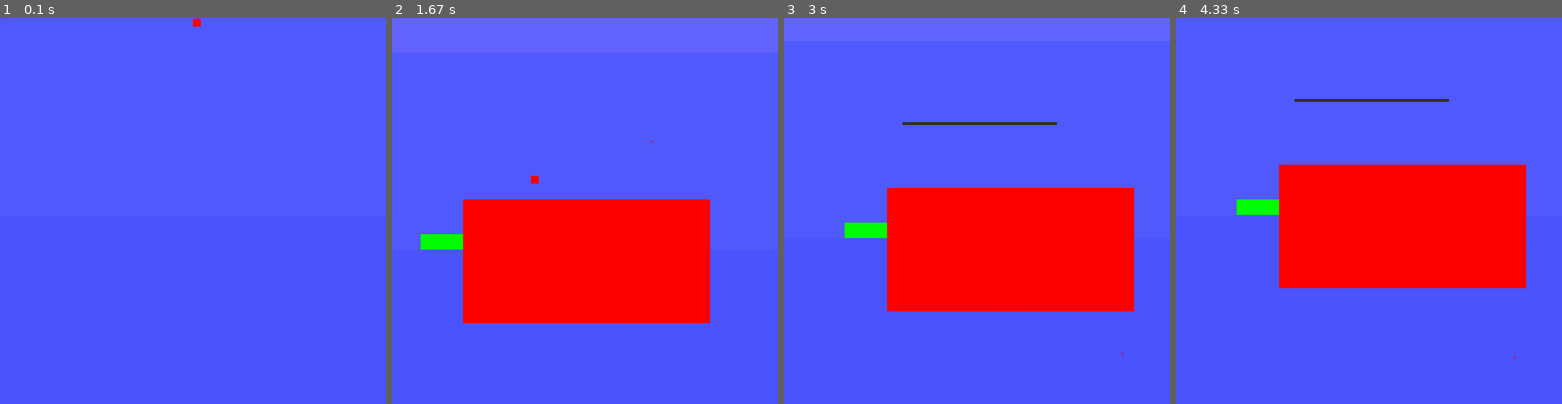
Above: before the commit, frames 1-4 (left to right).
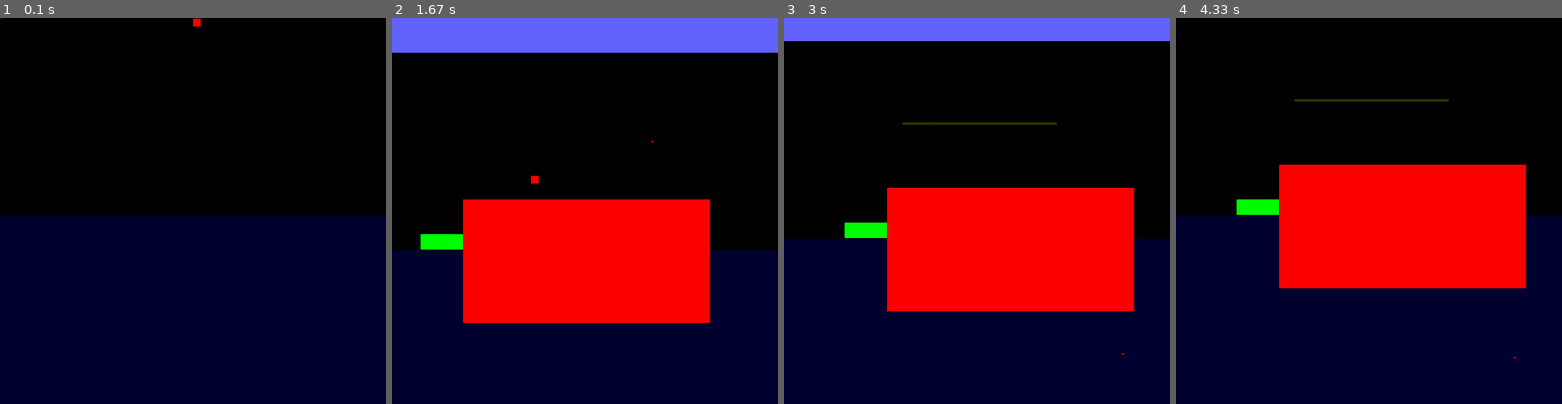
Above: after the commit, the same moments.

Repository: Jarten0/PygamePlus
Game: pygame game, started from main.py
Two runs of this game, one before a commit and one after it. Both use one fixed random seed, a clock stepped at 60 frames per second and the inputs below.
Inputs (mouse positions are in pixels of both pictures, inside the frame that each line leads up to):
- Up to frame 1 (0.1 s): no input
- Up to frame 2 (1.67 s): press the mouse at (708, 199) at 0.37 s; move the mouse to (646, 218) at 0.47 s; release the mouse at (585, 238) at 0.6 s; hold Right 0.67-1.13 s; hold D 0.67-1.13 s; click (492, 214) at 0.75 s; hold Up 1.17-1.47 s; hold W 1.17-1.47 s; click (465, 299) at 1.25 s; tap 3 at 1.32 s; press the mouse at (708, 199) at 1.53 s; move the mouse to (650, 141) at 1.63 s
- Up to frame 3 (3 s): release the mouse at (984, 79) at 1.77 s; hold Right 1.83-2.3 s; hold D 1.83-2.3 s; click (884, 133) at 1.92 s; tap 2 at 1.98 s; hold Left 2.33-2.87 s; hold A 2.33-2.87 s; click (980, 253) at 2.42 s; tap 3 at 2.48 s; hold Down from 2.9 s (still down); hold S from 2.9 s (still down); click (1123, 357) at 2.98 s
- Up to frame 4 (4.33 s): tap 0 at 3.05 s; release Down at 3.2 s; release S at 3.2 s

The runs differ from the first frame. In frame 1, 100% of the frame differs, in the area x 0-100%, y 0-100%; in frame 2, 70%; in frame 3, 73%; in frame 4, 79%.

Commit message:
Built a Cutscene Manager!
Not implemented tho :(
Oh well, enjoy a flipped skybox to properly recreate what i meant at first.

Diff:
--- /dev/null
+++ b/Cutscenes/platformingInitializeCutscene.py
@@ -0,0 +1,12 @@
+length = 5
+startCondition = False
+
+def start():
+    print("Hello World!")
+
+def update():
+    from main import char
+    char.xv = 5
+
+def end():
+    print("Ended")
--- /dev/null
+++ b/Cutscenes/templateCutscene.py
@@ -0,0 +1,11 @@
+length = 0
+startCondition = False
+
+def start():
+    pass
+
+def update():
+    pass
+
+def end():
+    pass
--- a/character.py
+++ b/character.py
@@ -6,6 +6,7 @@
     "red":   (255,0,  0  ),
     "green": (0,  255,0  ),
     "blue":  (0,  0,  255),
+    "gray":  (30, 30, 30 ),
 }
 class create():
     def __init__(self, x, y, xl, yl, xv = 0, yv = 0, gr = False, st = 0, wj = False):
--- /dev/null
+++ b/cutsceneManager.py
@@ -0,0 +1,27 @@
+import character, cameramanager, boards, platforms, os, sys, importlib.util
+#from timer import Timer
+
+def findNextAvailableID(List):
+    KeyList = List.keys()
+    for i in range(len(List) + 1):
+        if not i in KeyList:
+            return i
+
+cutsceneActive = False
+cutsceneID = 0
+cutsceneList = {
+}
+
+def main():
+    for i in os.listdir(os.getcwd()+r"\Cutscenes"):
+        module = importlib.util.spec_from_file_location("platformingInitializeCutscene", "Cutscenes\platformingInitializeCutscene.py")
+        moduleProper = importlib.util.module_from_spec(module)
+        module.loader.exec_module(moduleProper)
+        cutsceneList[findNextAvailableID(cutsceneList)] = moduleProper
+
+    for i in cutsceneList:
+        cutsceneList[i].start()
+
+
+if __name__ == "__main__":
+    main()
--- a/main.py
+++ b/main.py
@@ -1,7 +1,7 @@
 print(__name__, "Main")
 #Import And Initialize ===========================================================================================================
 import pygame as pyg, EZPickle as FileManager, input as InputManager
-import platforms as platform, character, boards as Boards, cameramanager as cam, os
+import platforms as platform, character, boards as Boards, cameramanager as cam, os, cutsceneManager
 from timer import Timer
 from defaultPropereties import defaultPropereties
 from sys import exit
@@ -166,6 +166,14 @@
         #print(Boards.perm)
 
 
+#Cutscene Handler =================================================
+        #NOT CURRENTLY PROPERLY IMPLEMENTED
+        """
+        if cutsceneManager.cutsceneActive:
+            if cutsceneManager.cutsceneID == 1:
+                cutsceneManager.platformingInitializeCutscene
+        """
+
 #Input From Player =========================================================================================================
         for actionToCheck in InputManager.defaultInputKeys:
             for keyToCheck in range(len(input[actionToCheck])):
Binary file changed: Images/SkyBox.png
